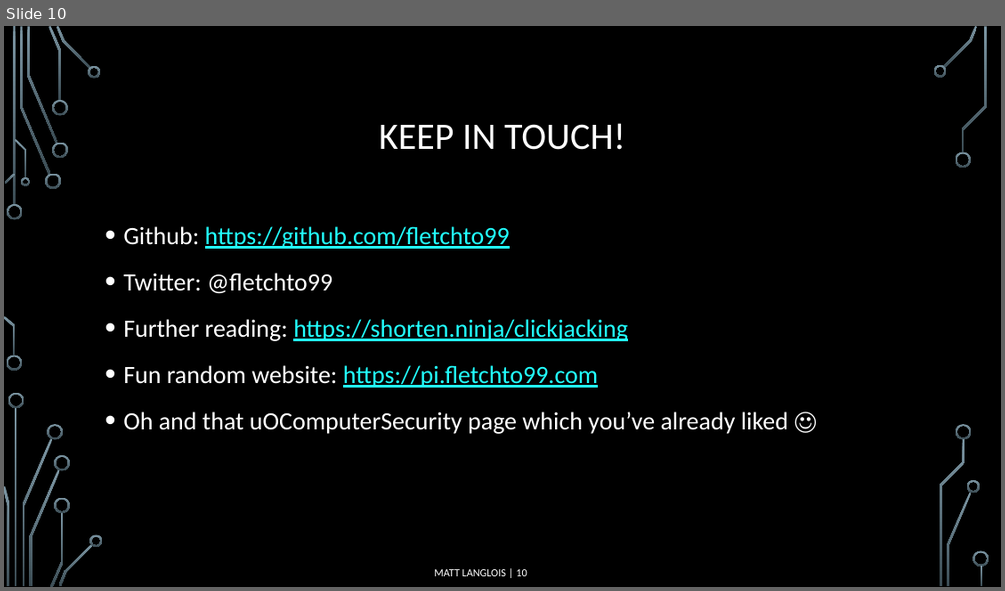
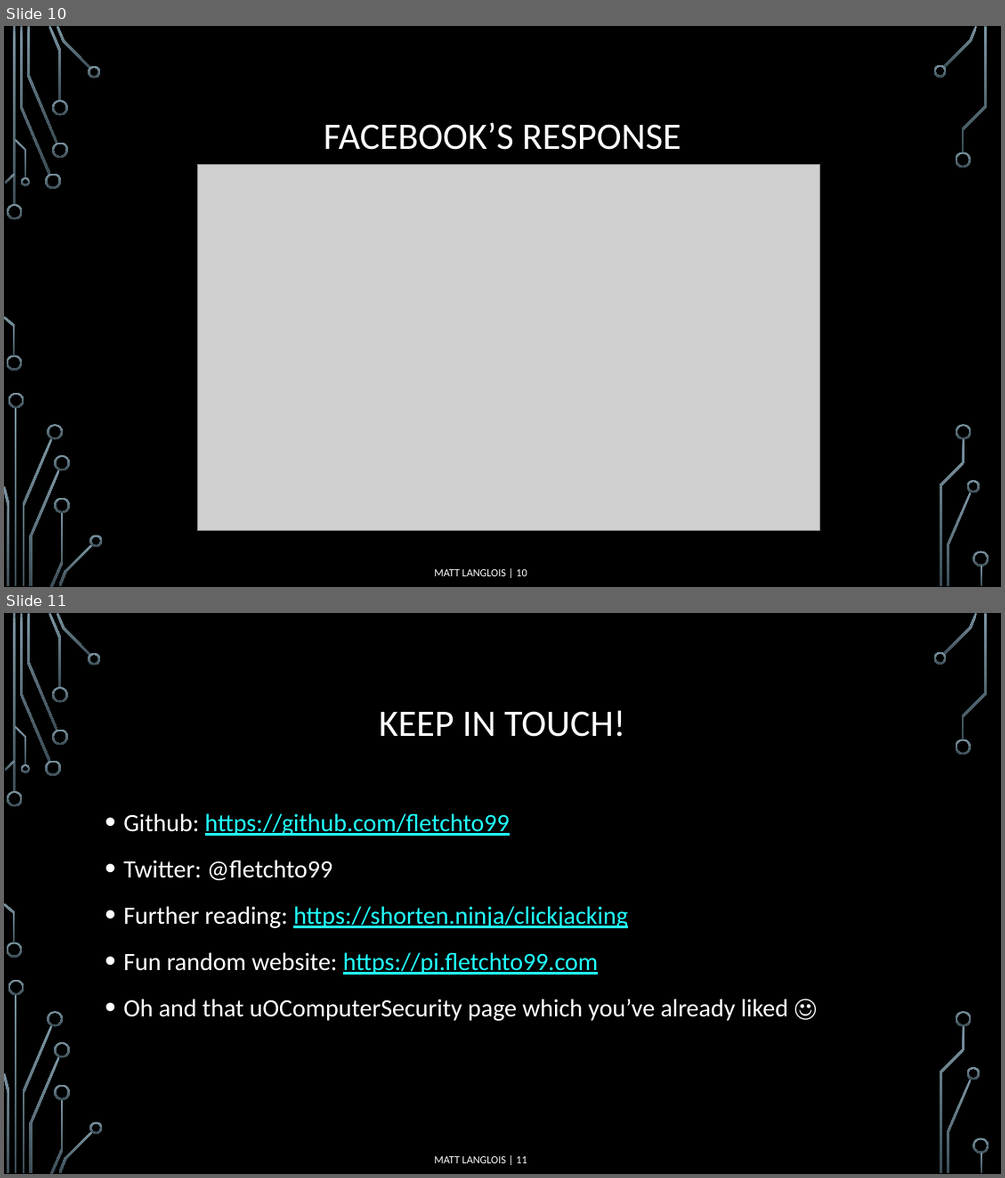
Before and after one commit to fletchto99/security-talks, a slide deck: clickjacking/presentation.pptx. Shown one above the other, each under a label of ours: slide 10 before the commit, slides 10 and 11 after it. The pictures are 1005x591 and 1005x1178 pixels, drawn with LibreOffice and Linux fonts; fonts in the diff are those of the drawing; grey boxes stand for pictures; background and template pictures are left out. Boxes give left, top, right and bottom in pixels: in the first picture for what was removed or moved away, otherwise in the second. Text is boxed around its words. In the diff, an @@ line names an element or a change of style, - is before the commit and + after.

```diff
--- a/clickjacking/presentation.pptx
+++ b/clickjacking/presentation.pptx
@@ slide 10 added at <box>4,26,1001,587</box>, background picture (left out); not listed: 36 template elements that a slide beside it also shows @@
@@ title added at <box>324,122,680,150</box>, 36 pt, text #FFFFFF @@
+FACEBOOK’S RESPONSE
@@ picture added at <box>198,164,819,531</box> @@
@@ text added at <box>434,569,506,576</box>, 10.5 pt, text #FFFFFF @@
+MATT LANGLOIS |
@@ page number added at <box>516,569,526,576</box>, 10.5 pt, text #FFFFFF @@
+10
@@ what was slide 10 is now slide 11 @@
@@ page number at <box>516,1156,526,1163</box>: text changed @@
-10
+11
```
Also in this commit, not shown: 2 slides changed, 7 other files.
